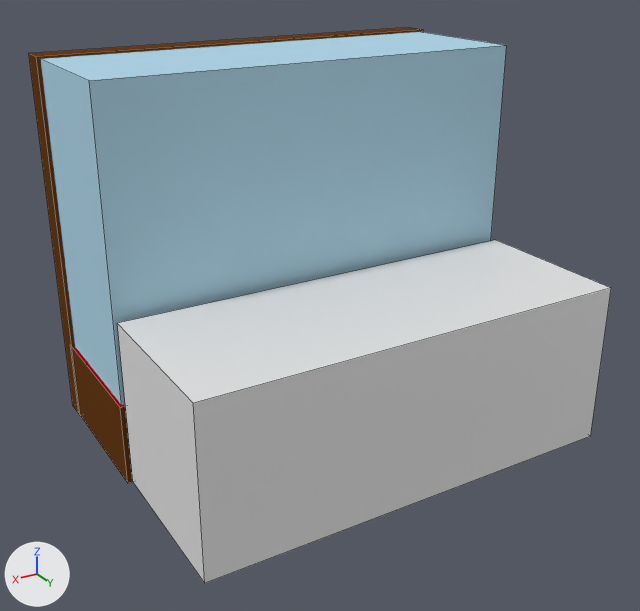
The Blender file theroom/excersizes/museum/montre_skjold.blend as it was, and as the next commit left it.
One viewpoint serves both versions: a camera (50 mm lens) standing at (5.22, 9.57, 5.91) and looking at (0.18, 1.17, 1.71). Lighting does not change. The marker at lower left points along +X, +Y and +Z. Mesh edges are drawn as thin lines.

Objects in the first picture: 'Cube.001', 'Cube.002', 'front.zone', 'glass'.
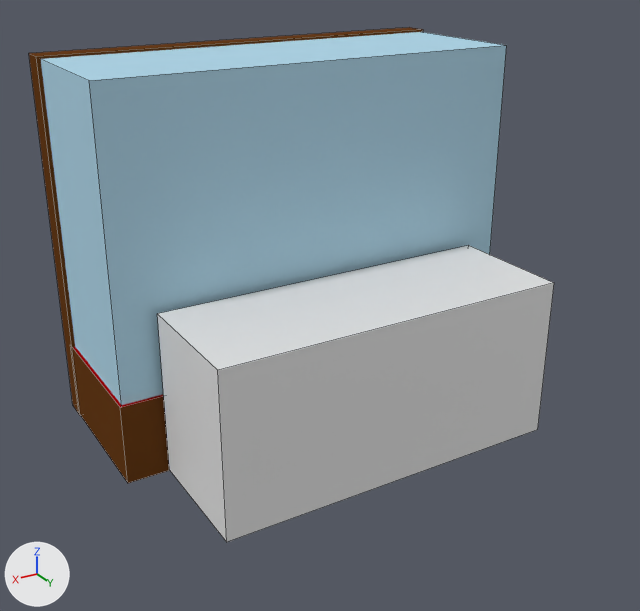
Changed parts and their boxes (x1, y1, x2, y2) in the pictures (640 x 611 px):
'front.zone', moved, rescaled (20% narrower, 13% shorter)
    before: (117, 240, 611, 583)
    after: (157, 245, 554, 542)

Diff of the bpy script that builds the scene:
```diff
--- a/theroom/excersizes/museum/montre_skjold.blend.py
+++ b/theroom/excersizes/museum/montre_skjold.blend.py
@@ ob_front_zone @@
 ob_front_zone = bpy.data.objects.new('front.zone', me_cube_003)
-ob_front_zone.location = (0.02, 2.1, 1.03)
-ob_front_zone.scale = (2.63, 1.0, 1.0)
+ob_front_zone.location = (0.02, 1.86, 1.03)
+ob_front_zone.scale = (2.17, 0.779, 1.0)
```
